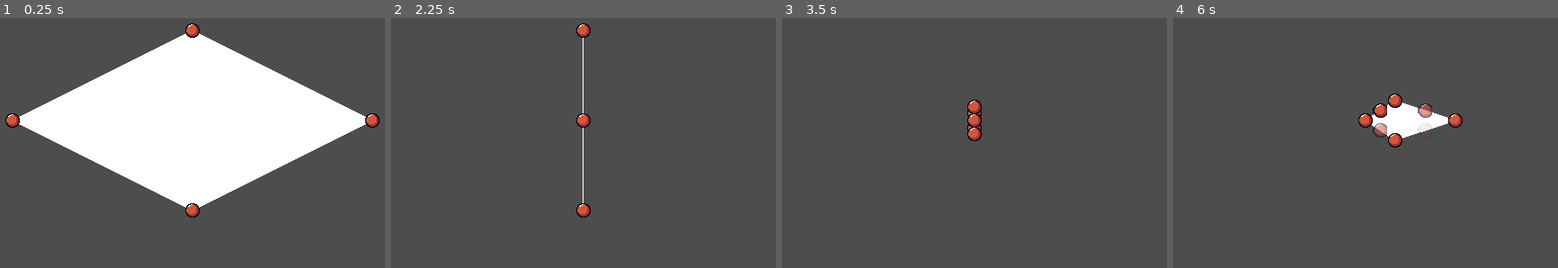
Above: before the commit, frames 1-4 (left to right).
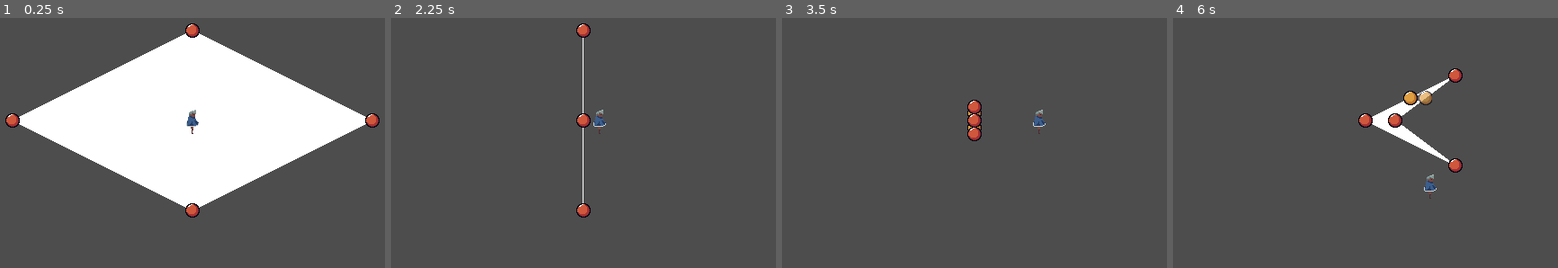
Above: after the commit, the same moments.

Repository: blondeman/ShipbuildingDesertRPG
Game: Godot game, scene res://scenes/main.tscn
The game is run twice, just before and just after one commit, with the same random seed, the same clock (stepped at 60 frames per second) and the same inputs.
Inputs (mouse positions are in pixels of both pictures, inside the frame that each line leads up to):
- Up to frame 1 (0.25 s): no input
- Up to frame 2 (2.25 s): tap Enter at 0.5, 2 s; drag from (402, 120) to (583, 120) at 0.52 s; tap Space at 1.25 s; drag from (764, 120) to (583, 120) at 1.27 s; move the mouse to (583, 210) at 2.02 s; hold D (right, bound only after the commit) from 2.03 s (still down); hold T (test) from 2.03 s (still down); click (583, 210) at 2.17 s
- Up to frame 3 (3.5 s): release D (right, bound only after the commit) at 2.75 s; release T (test) at 2.75 s; tap Space at 2.75 s; drag from (974, 30) to (974, 120) at 2.77 s
- Up to frame 4 (6 s): tap Enter at 3.5 s; drag from (1365, 128) to (1454, 165) at 3.52 s; tap Space at 4.25 s; drag from (1192, 73) to (1365, 120) at 4.27 s; move the mouse to (1365, 128) at 5.02 s; hold S (down, bound only after the commit) 5.03-5.75 s; hold T (test) 5.03-5.75 s; click (1365, 128) at 5.17 s; drag from (1365, 113) to (1454, 75) at 5.77 s

The runs differ from the first frame. In frame 1, 0.2% of the frame differs, in the area x 48-52%, y 36-47%; in frame 2, 0.2%; in frame 3, 0.2%; in frame 4, 3.2%, in the area x 51-76%, y 20-73%.

Commit message:
player sprite
created player concept and basic movement

Diff:
--- a/ShipbuildingDesertRPG/project.godot
+++ b/ShipbuildingDesertRPG/project.godot
@@ -69,6 +69,26 @@
 "events": [Object(InputEventKey,"resource_local_to_scene":false,"resource_name":"","device":-1,"window_id":0,"alt_pressed":false,"shift_pressed":false,"ctrl_pressed":false,"meta_pressed":false,"pressed":false,"keycode":0,"physical_keycode":89,"key_label":0,"unicode":121,"echo":false,"script":null)
 ]
 }
+up={
+"deadzone": 0.5,
+"events": [Object(InputEventKey,"resource_local_to_scene":false,"resource_name":"","device":-1,"window_id":0,"alt_pressed":false,"shift_pressed":false,"ctrl_pressed":false,"meta_pressed":false,"pressed":false,"keycode":0,"physical_keycode":87,"key_label":0,"unicode":119,"echo":false,"script":null)
+]
+}
+down={
+"deadzone": 0.5,
+"events": [Object(InputEventKey,"resource_local_to_scene":false,"resource_name":"","device":-1,"window_id":0,"alt_pressed":false,"shift_pressed":false,"ctrl_pressed":false,"meta_pressed":false,"pressed":false,"keycode":0,"physical_keycode":83,"key_label":0,"unicode":115,"echo":false,"script":null)
+]
+}
+left={
+"deadzone": 0.5,
+"events": [Object(InputEventKey,"resource_local_to_scene":false,"resource_name":"","device":-1,"window_id":0,"alt_pressed":false,"shift_pressed":false,"ctrl_pressed":false,"meta_pressed":false,"pressed":false,"keycode":0,"physical_keycode":65,"key_label":0,"unicode":97,"echo":false,"script":null)
+]
+}
+right={
+"deadzone": 0.5,
+"events": [Object(InputEventKey,"resource_local_to_scene":false,"resource_name":"","device":-1,"window_id":0,"alt_pressed":false,"shift_pressed":false,"ctrl_pressed":false,"meta_pressed":false,"pressed":false,"keycode":0,"physical_keycode":68,"key_label":0,"unicode":100,"echo":false,"script":null)
+]
+}
 
 [rendering]
 
--- /dev/null
+++ b/ShipbuildingDesertRPG/scenes/PlayerTopDown.gd
@@ -0,0 +1,16 @@
+extends CharacterBody2D
+
+var speed: int = 100
+var inputDirection: Vector2
+
+func _process(delta):
+	inputDirection = Vector2.ZERO
+
+	if Input.is_action_pressed("up"): inputDirection.y -= 1
+	if Input.is_action_pressed("down"): inputDirection.y += 1
+	if Input.is_action_pressed("left"): inputDirection.x -= 1
+	if Input.is_action_pressed("right"): inputDirection.x += 1
+
+func _physics_process(delta):
+	velocity = inputDirection.normalized() * speed
+	move_and_slide()
--- a/ShipbuildingDesertRPG/scenes/main.tscn
+++ b/ShipbuildingDesertRPG/scenes/main.tscn
@@ -1,7 +1,8 @@
-[gd_scene load_steps=3 format=3 uid="uid://c20jitdg1hmoj"]
+[gd_scene load_steps=4 format=3 uid="uid://c20jitdg1hmoj"]
 
 [ext_resource type="PackedScene" uid="uid://cchu0jn0tpveg" path="res://scenes/ship_builder.tscn" id="1_tejq2"]
 [ext_resource type="PackedScene" uid="uid://c33x0h4arsssp" path="res://scenes/camera.tscn" id="2_s810v"]
+[ext_resource type="PackedScene" uid="uid://cw0ba5dme65gy" path="res://scenes/player_topdown.tscn" id="3_7qh3w"]
 
 [node name="Node2D" type="Node2D"]
 
@@ -10,3 +11,5 @@
 zonePadding = 30
 
 [node name="camera" parent="." instance=ExtResource("2_s810v")]
+
+[node name="player" parent="." instance=ExtResource("3_7qh3w")]
--- /dev/null
+++ b/ShipbuildingDesertRPG/scenes/player_topdown.tscn
@@ -0,0 +1,82 @@
+[gd_scene load_steps=13 format=3 uid="uid://cw0ba5dme65gy"]
+
+[ext_resource type="Texture2D" uid="uid://d0c54bp58qapt" path="res://characterturnaround.png" id="1_3381a"]
+[ext_resource type="Script" path="res://scenes/PlayerTopDown.gd" id="1_lbow2"]
+
+[sub_resource type="AtlasTexture" id="AtlasTexture_gmy55"]
+atlas = ExtResource("1_3381a")
+region = Rect2(0, 0, 32, 32)
+
+[sub_resource type="AtlasTexture" id="AtlasTexture_npdhl"]
+atlas = ExtResource("1_3381a")
+region = Rect2(32, 0, 32, 32)
+
+[sub_resource type="AtlasTexture" id="AtlasTexture_716dl"]
+atlas = ExtResource("1_3381a")
+region = Rect2(64, 0, 32, 32)
+
+[sub_resource type="AtlasTexture" id="AtlasTexture_wl0e0"]
+atlas = ExtResource("1_3381a")
+region = Rect2(96, 0, 32, 32)
+
+[sub_resource type="AtlasTexture" id="AtlasTexture_ybk36"]
+atlas = ExtResource("1_3381a")
+region = Rect2(128, 0, 32, 32)
+
+[sub_resource type="AtlasTexture" id="AtlasTexture_qml07"]
+atlas = ExtResource("1_3381a")
+region = Rect2(160, 0, 32, 32)
+
+[sub_resource type="AtlasTexture" id="AtlasTexture_5fepo"]
+atlas = ExtResource("1_3381a")
+region = Rect2(192, 0, 32, 32)
+
+[sub_resource type="AtlasTexture" id="AtlasTexture_23408"]
+atlas = ExtResource("1_3381a")
+region = Rect2(224, 0, 32, 32)
+
+[sub_resource type="SpriteFrames" id="SpriteFrames_qdh04"]
+animations = [{
+"frames": [{
+"duration": 1.0,
+"texture": SubResource("AtlasTexture_gmy55")
+}, {
+"duration": 1.0,
+"texture": SubResource("AtlasTexture_npdhl")
+}, {
+"duration": 1.0,
+"texture": SubResource("AtlasTexture_716dl")
+}, {
+"duration": 1.0,
+"texture": SubResource("AtlasTexture_wl0e0")
+}, {
+"duration": 1.0,
+"texture": SubResource("AtlasTexture_ybk36")
+}, {
+"duration": 1.0,
+"texture": SubResource("AtlasTexture_qml07")
+}, {
+"duration": 1.0,
+"texture": SubResource("AtlasTexture_5fepo")
+}, {
+"duration": 1.0,
+"texture": SubResource("AtlasTexture_23408")
+}],
+"loop": true,
+"name": &"idle",
+"speed": 5.0
+}]
+
+[sub_resource type="CircleShape2D" id="CircleShape2D_b8gc7"]
+
+[node name="player" type="CharacterBody2D"]
+script = ExtResource("1_lbow2")
+
+[node name="AnimatedSprite2D" type="AnimatedSprite2D" parent="."]
+sprite_frames = SubResource("SpriteFrames_qdh04")
+animation = &"idle"
+
+[node name="CollisionShape2D" type="CollisionShape2D" parent="."]
+position = Vector2(0, 13)
+scale = Vector2(0.5, 0.25)
+shape = SubResource("CircleShape2D_b8gc7")
--- a/ShipbuildingDesertRPG/scenes/ship_edge.tscn
+++ b/ShipbuildingDesertRPG/scenes/ship_edge.tscn
@@ -1,12 +1,11 @@
 [gd_scene load_steps=4 format=3 uid="uid://b33yb8g0fkj8q"]
 
 [ext_resource type="Script" path="res://scripts/ShipEdge.gd" id="1_glfw2"]
-[ext_resource type="Texture2D" uid="uid://btx8pk7q6chrm" path="res://handle.png" id="2_8xx2x"]
+[ext_resource type="Texture2D" uid="uid://cma64kwupq5mk" path="res://splithandle.png" id="2_tr5o5"]
 
 [sub_resource type="CircleShape2D" id="CircleShape2D_b63li"]
 
 [node name="ship_edge" type="Line2D"]
-points = PackedVector2Array(95, 106, 488, 258)
 width = 1.0
 script = ExtResource("1_glfw2")
 
@@ -17,7 +16,7 @@
 [node name="handle" type="Area2D" parent="."]
 
 [node name="Sprite2D" type="Sprite2D" parent="handle"]
-texture = ExtResource("2_8xx2x")
+texture = ExtResource("2_tr5o5")
 
 [node name="CollisionShape2D" type="CollisionShape2D" parent="handle"]
 shape = SubResource("CircleShape2D_b63li")
Binary file added: ShipbuildingDesertRPG/characterdesgin.aseprite
Binary file added: ShipbuildingDesertRPG/characterturnaround.aseprite
Binary file added: ShipbuildingDesertRPG/characterturnaround.png
Not shown, added: ShipbuildingDesertRPG/characterturnaround.png.import
Binary file added: ShipbuildingDesertRPG/splithandle.png
Not shown, added: ShipbuildingDesertRPG/splithandle.png.import
